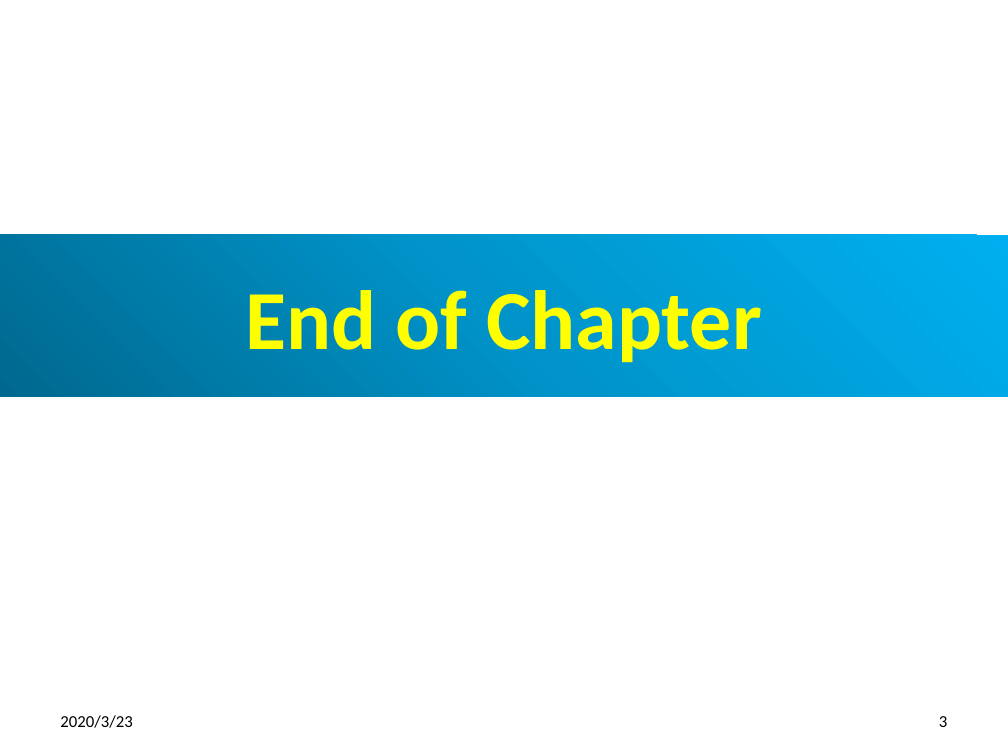
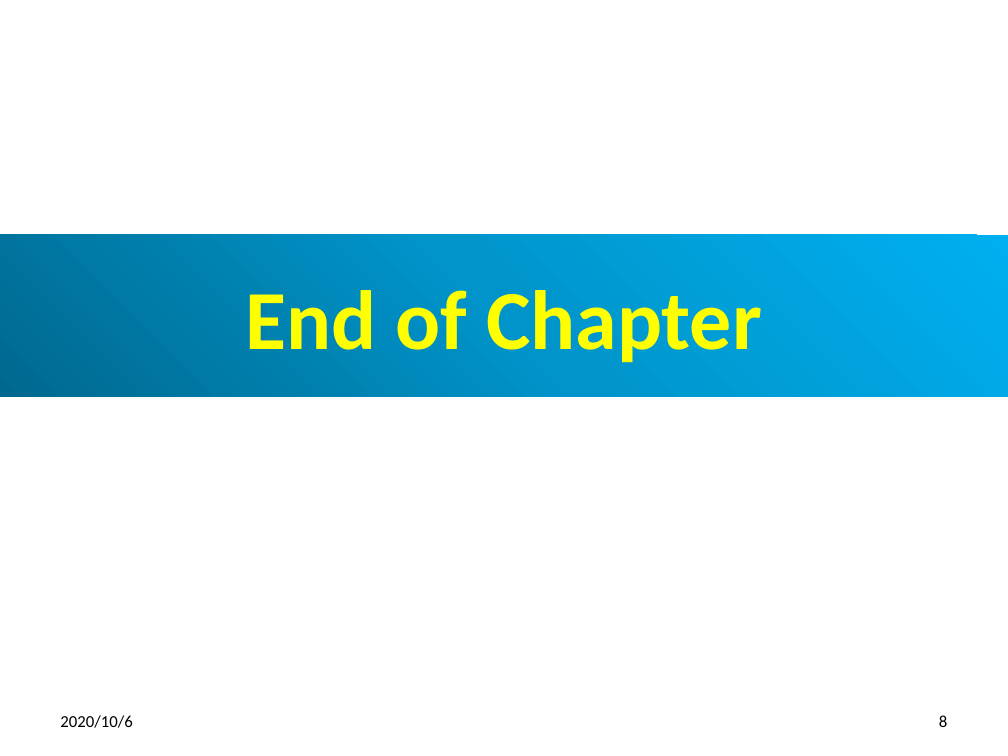
Before and after one commit to peterhchen/700_GraphQL, a slide deck: slide 8 of 05_AppComp.pptx (slide 3 before the commit). Drawn at 1008x756 pixels with LibreOffice and Linux fonts; fonts in the diff are those of the drawing. Boxes give left, top, right and bottom in pixels: in the first picture for what was removed or moved away, otherwise in the second. Text is boxed around its words. In the diff, an @@ line names an element or a change of style, - is before the commit and + after.

```diff
--- a/05_AppComp.pptx
+++ b/05_AppComp.pptx
@@ text at [60, 715, 132, 728]: text changed @@
-2020/3/23
+2020/10/6
@@ page number at [939, 715, 947, 727]: text changed @@
-3
+8
```
Also in this commit, not shown: 2 other slides changed, 5 slides added.
